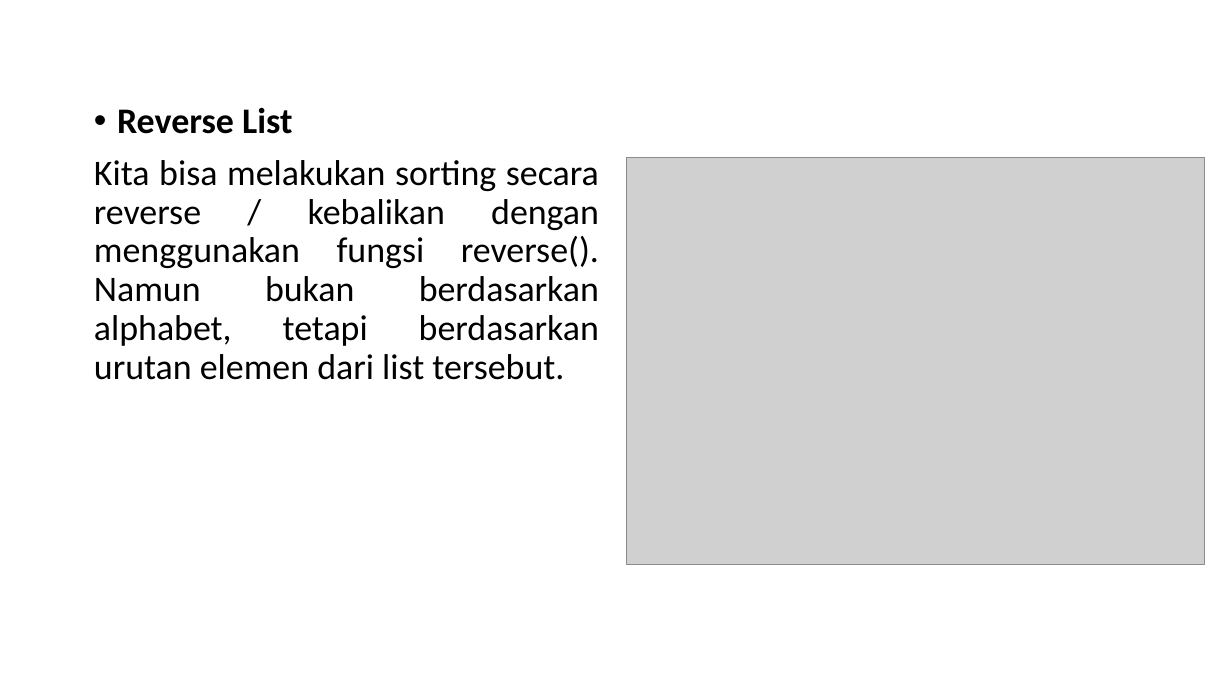
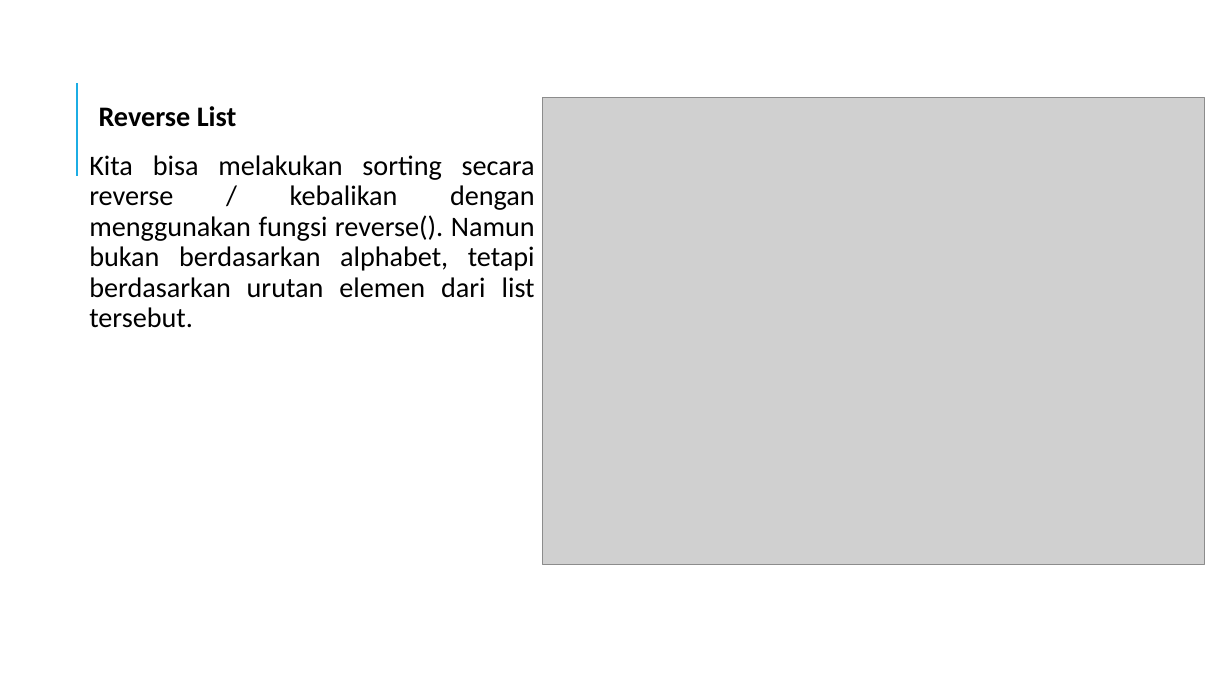
Before and after one commit to gunturadil/Deep-Learning_Guntur-Adil, a slide deck: slide 20 of Bahan ppt_Deep Learnin (dasar python)_Guntur Adil A.pptx (slide 19 before the commit). Drawn at 1232x693 pixels with LibreOffice and Linux fonts; fonts in the diff are those of the drawing; grey boxes stand for pictures. Boxes give left, top, right and bottom in pixels: in the first picture for what was removed or moved away, otherwise in the second. Text is boxed around its words. In the diff, an @@ line names an element or a change of style, - is before the commit and + after.

```diff
--- a/Bahan ppt_Deep Learnin (dasar python)_Guntur Adil A.pptx
+++ b/Bahan ppt_Deep Learnin (dasar python)_Guntur Adil A.pptx
@@ line added from (77, 176) to (77, 83), #1CADE4 1.5 pt @@
@@ text "Reverse List" at (89,106,535,328): size 28 to 22 pt; bullet • to  ; more space between paragraphs @@
@@ picture: place and size @@
-picture at (627,158,1204,565)
+picture at (543,98,1205,565)
```
Also in this commit, not shown: 18 other slides changed, 9 slides added, 4 slides removed.
